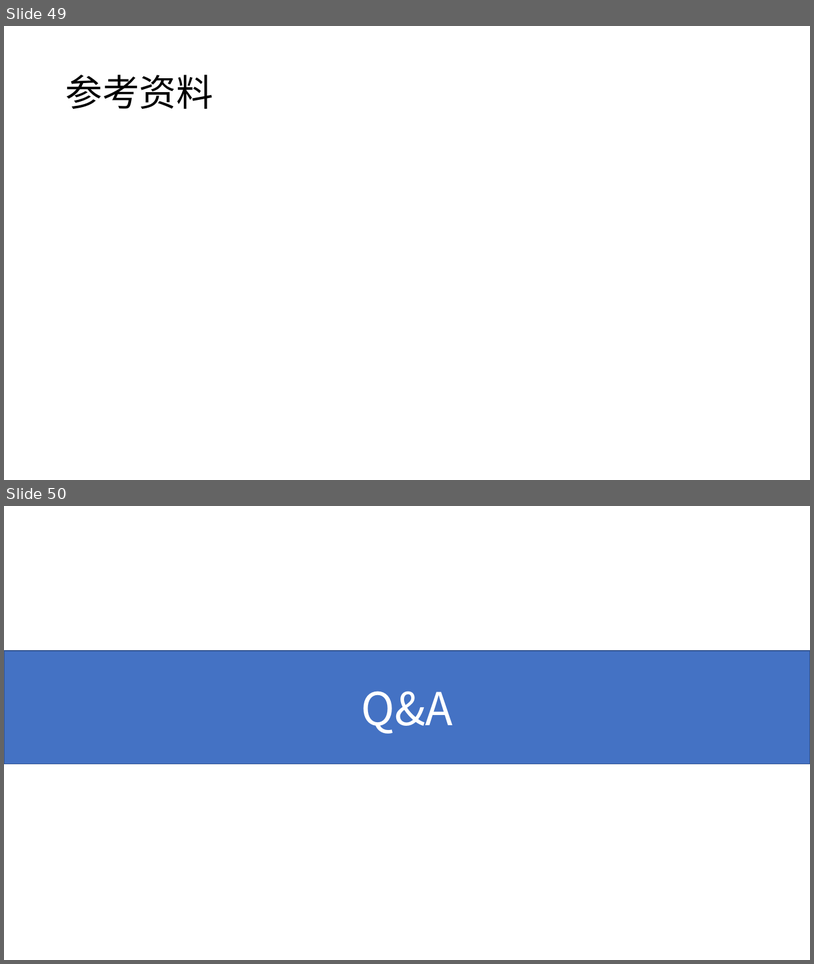
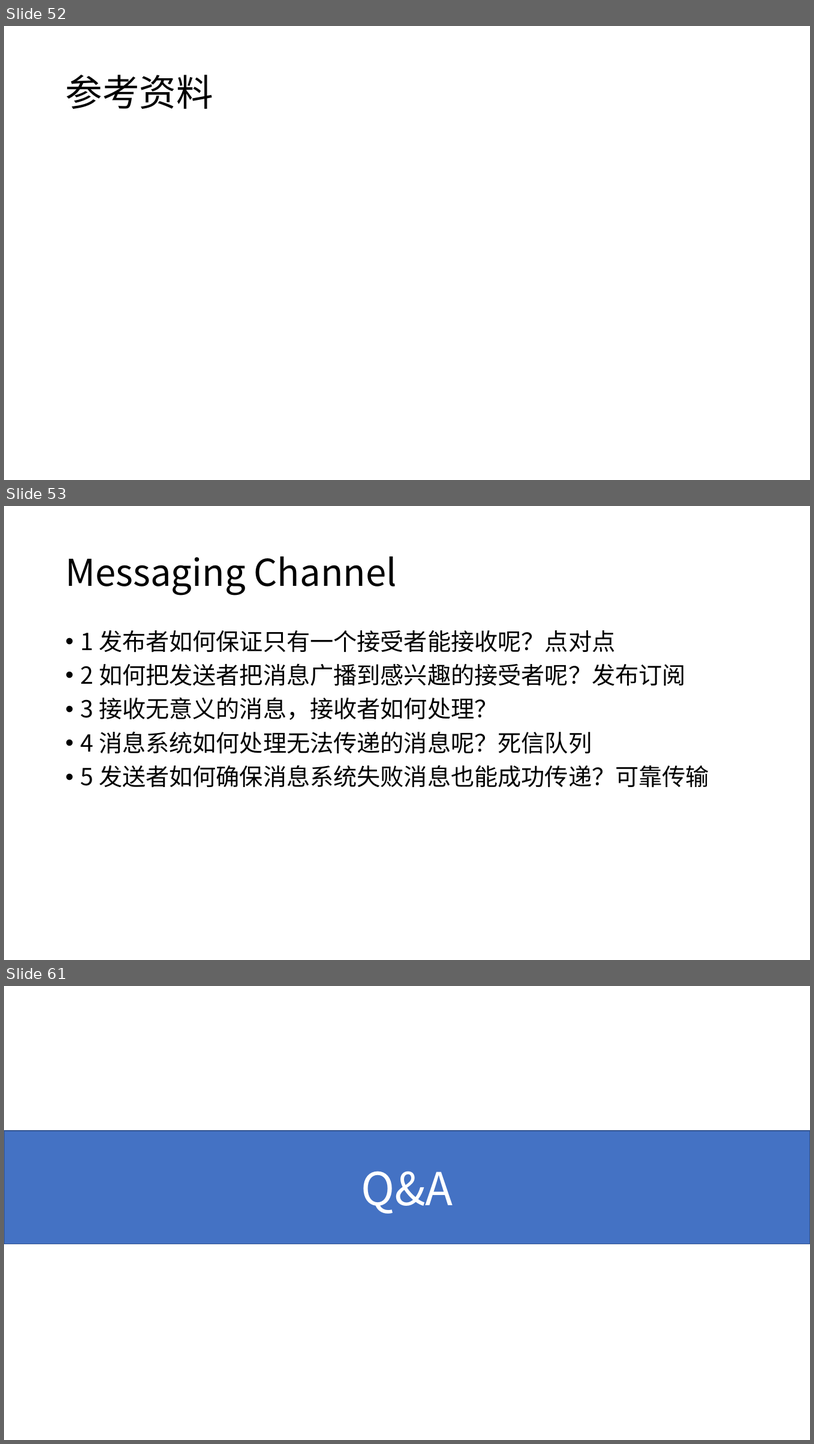
Before and after one commit to xiaozhiliaoo/my-slides, a slide deck: 简单理解mq.pptx. Shown one above the other, each under a label of ours: slides 49 and 50 before the commit, slides 52, 53 and 61 after it; the slides between them are not shown. The pictures are 814x964 and 814x1444 pixels, drawn with LibreOffice and Linux fonts; fonts in the diff are those of the drawing; background and template pictures are left out. Boxes give left, top, right and bottom in pixels: in the first picture for what was removed or moved away, otherwise in the second. Text is boxed around its words. In the diff, an @@ line names an element or a change of style, - is before the commit and + after.

```diff
--- a/简单理解mq.pptx
+++ b/简单理解mq.pptx
@@ slide 53 added at bbox=[4, 506, 810, 960], background #FFFFFF @@
@@ title added at bbox=[65, 556, 397, 595], 44 pt, text #000000 @@
+Messaging Channel
@@ text added at bbox=[81, 630, 710, 787], 28 pt, text #000000 @@
+• 1 发布者如何保证只有一个接受者能接收呢？点对点
+• 2 如何把发送者把消息广播到感兴趣的接受者呢？发布订阅
+• 3 接收无意义的消息，接收者如何处理？
+• 4 消息系统如何处理无法传递的消息呢？死信队列
+• 5 发送者如何确保消息系统失败消息也能成功传递？可靠传输
@@ what was slide 49 is now slide 52 @@
@@ what was slide 50 is now slide 61 @@
```
Also in this commit, not shown: 3 slides changed, 11 other slides added, 2 slides removed.
